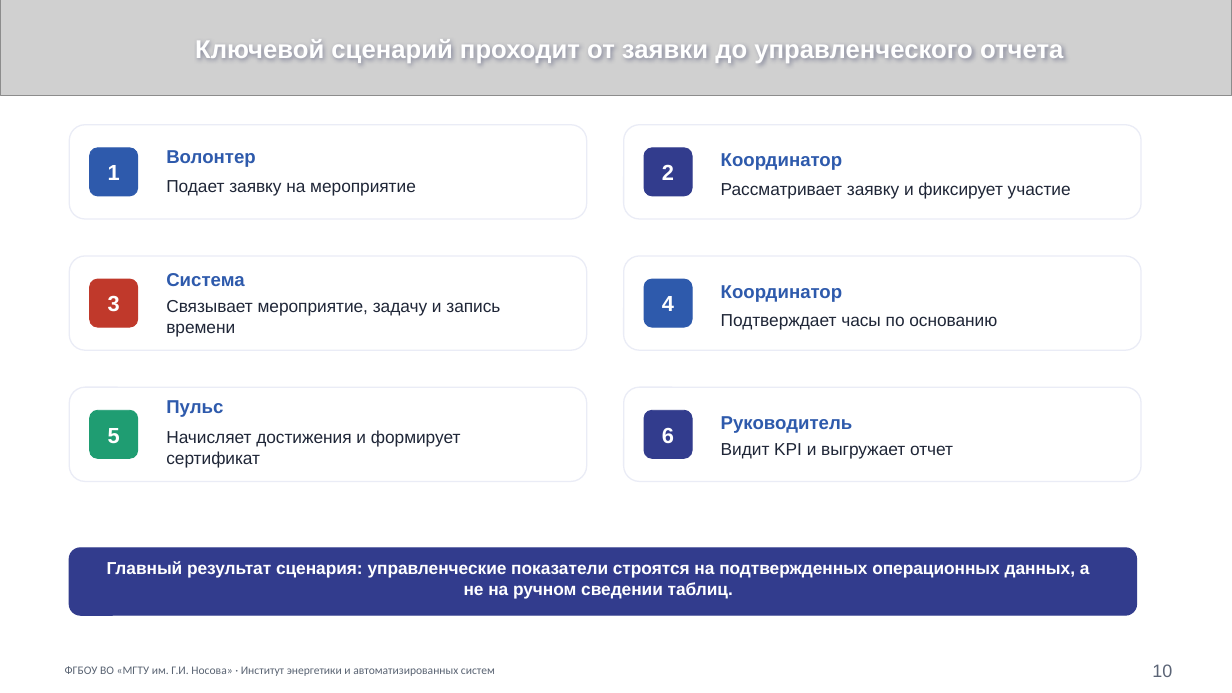
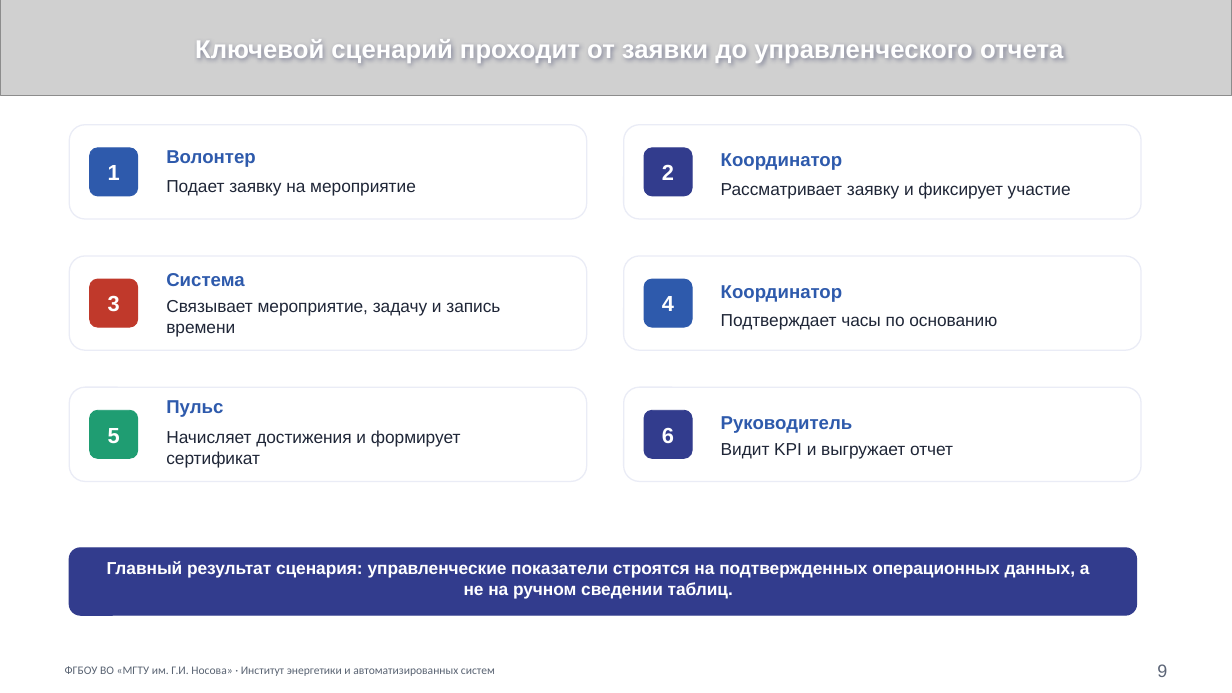
Before and after one commit to Haniem/unityaid, a slide deck: slide 9 of docs/final/Zozin_P_A_VKR_Presentation_final.pptx (slide 10 before the commit). Drawn at 1232x693 pixels with LibreOffice and Linux fonts; fonts in the diff are those of the drawing; grey boxes stand for pictures. Boxes give left, top, right and bottom in pixels: in the first picture for what was removed or moved away, otherwise in the second. Text is boxed around its words. In the diff, an @@ line names an element or a change of style, - is before the commit and + after.

```diff
--- a/docs/final/Zozin_P_A_VKR_Presentation_final.pptx
+++ b/docs/final/Zozin_P_A_VKR_Presentation_final.pptx
@@ text at <box>1157,664,1167,677</box>: text changed @@
-10
+9
```
Also in this commit, not shown: 8 other slides changed, 1 slide removed, 17 other files.
